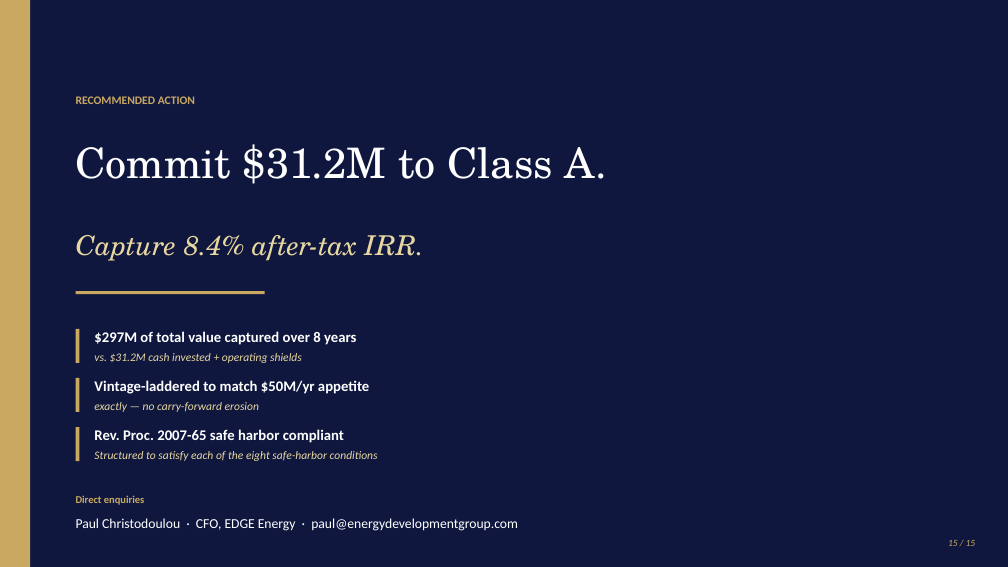
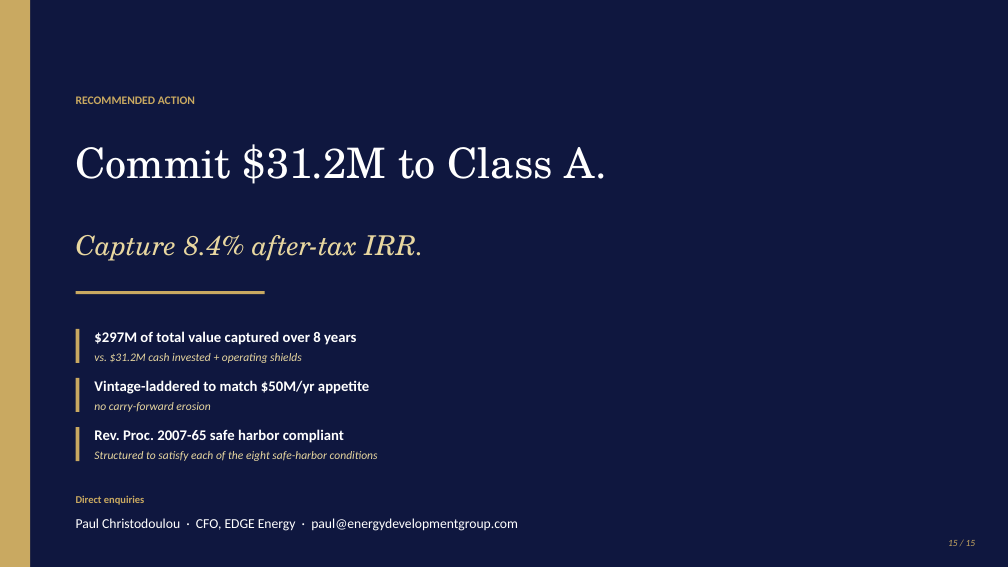
Before and after one commit to allurecg/Financial-Model, a slide deck: slide 15 of EDGE-EastWest-Bank-TaxEquity-IC-Memo.pptx. Drawn at 1008x567 pixels with LibreOffice and Linux fonts; fonts in the diff are those of the drawing. Boxes give left, top, right and bottom in pixels: in the first picture for what was removed or moved away, otherwise in the second. Text is boxed around its words. In the diff, an @@ line names an element or a change of style, - is before the commit and + after.

```diff
--- a/EDGE-EastWest-Bank-TaxEquity-IC-Memo.pptx
+++ b/EDGE-EastWest-Bank-TaxEquity-IC-Memo.pptx
@@ text at box(94, 402, 210, 412): text changed @@
-exactly — no carry-forward erosion
+no carry-forward erosion
```
Also in this commit, not shown: 1 other file.
